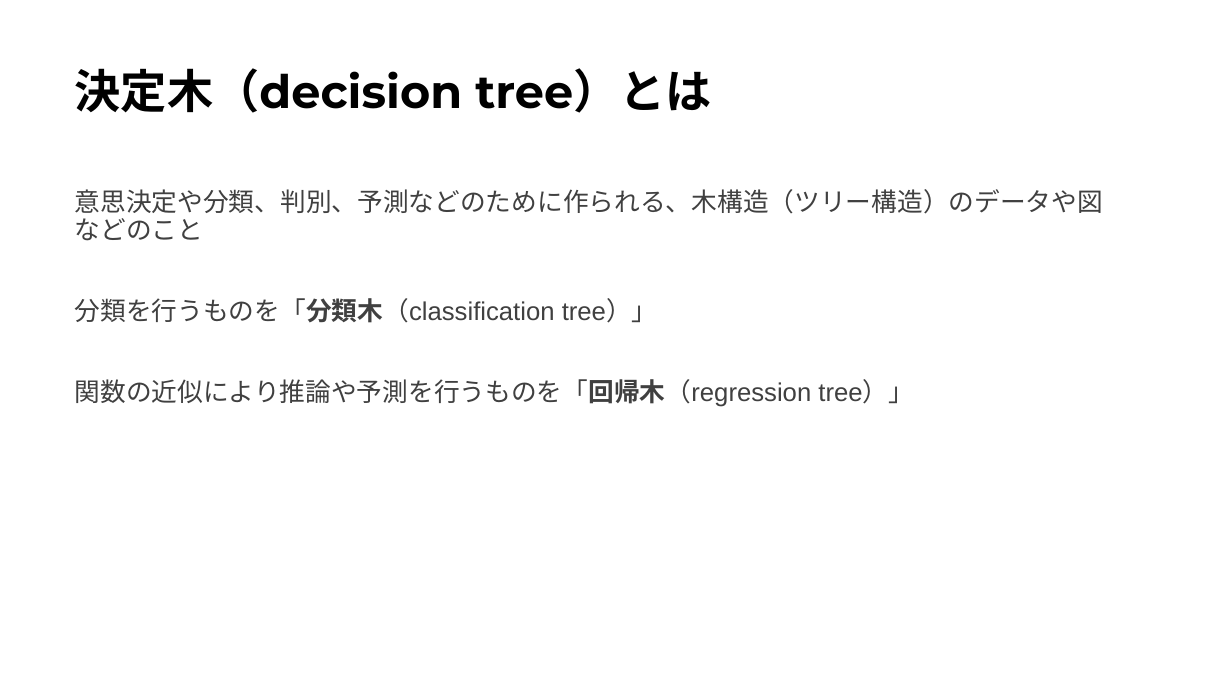
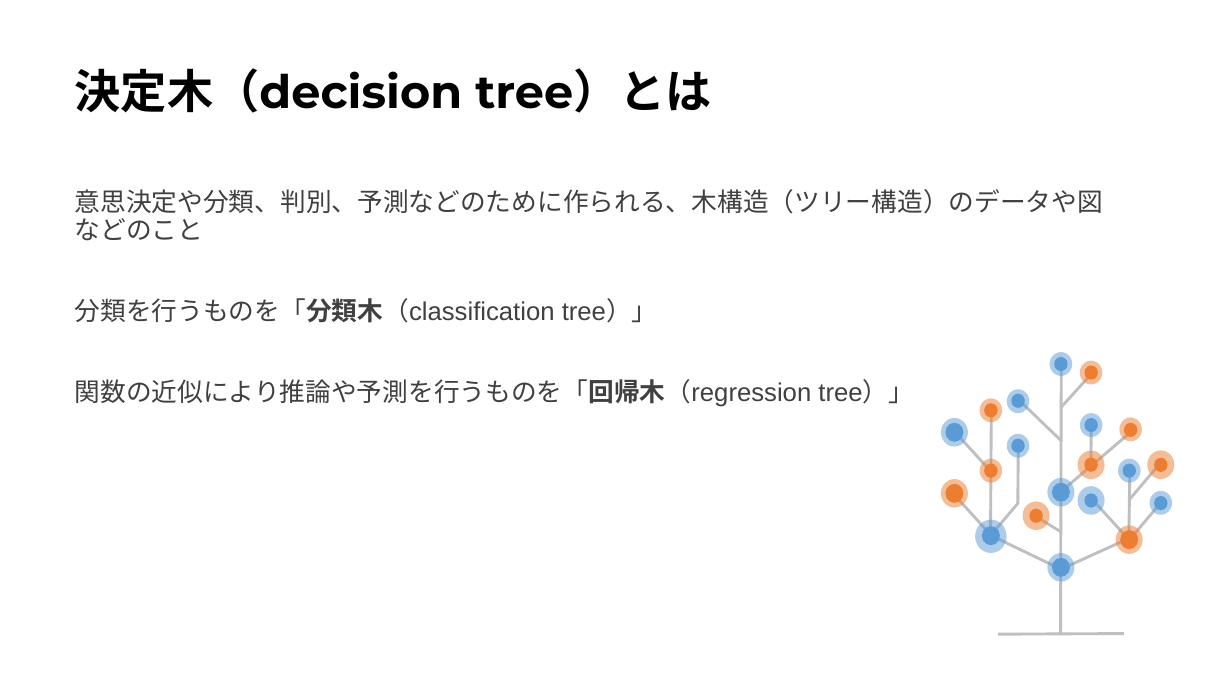
Before and after one commit to Harrry1206/-Graduation-research2, a slide deck: slide 3 of 第7章決定木.pptx (slide 2 before the commit). Drawn at 1232x693 pixels with LibreOffice and Linux fonts; fonts in the diff are those of the drawing. Boxes give left, top, right and bottom in pixels: in the first picture for what was removed or moved away, otherwise in the second. Text is boxed around its words. In the diff, an @@ line names an element or a change of style, - is before the commit and + after.

```diff
--- a/第7章決定木.pptx
+++ b/第7章決定木.pptx
@@ group added at [941,352,1175,634]: 40 ellipses, 18 lines @@
```
Also in this commit, not shown: 2 other slides changed, 2 slides added.
